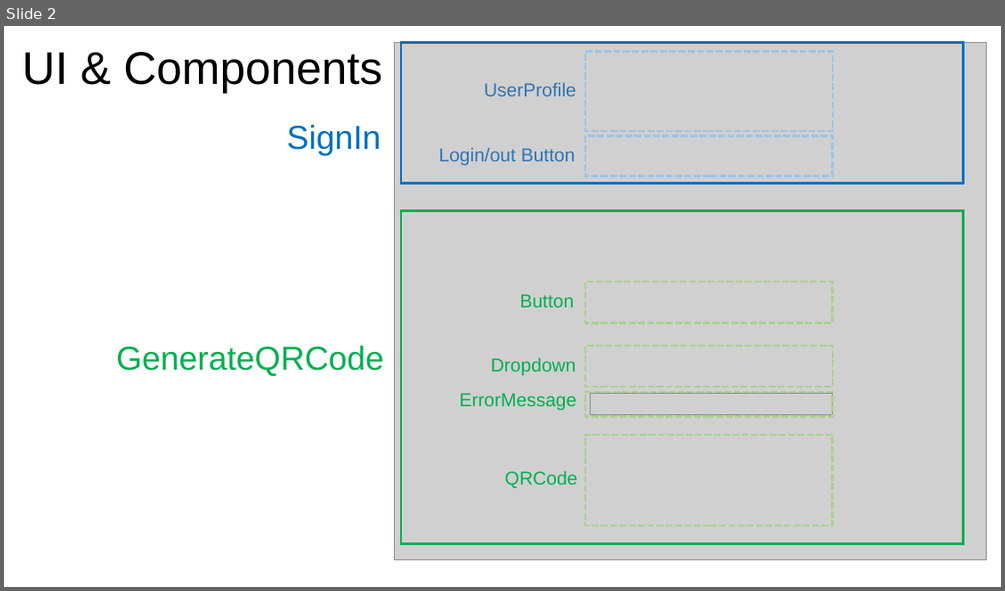
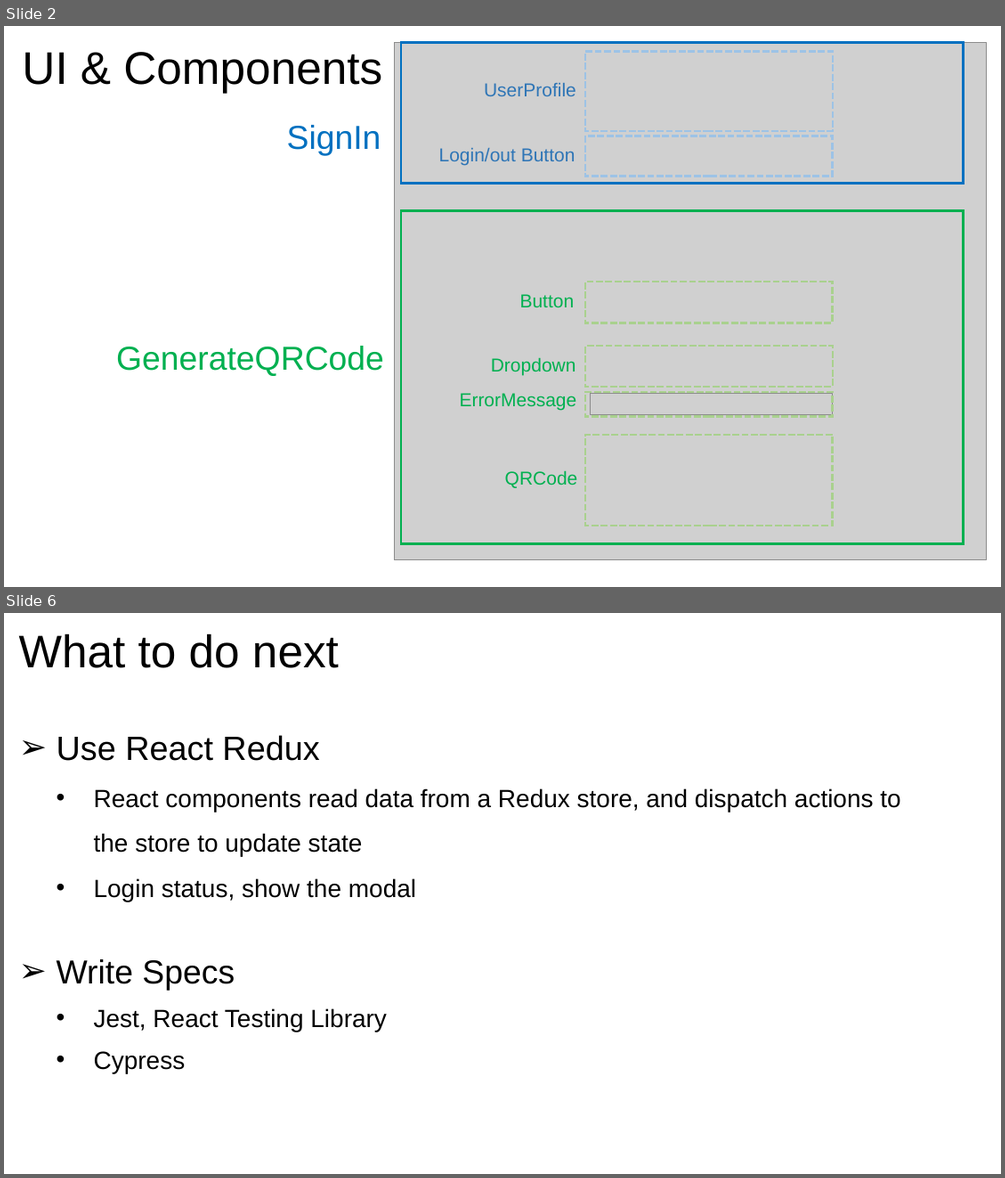
Before and after one commit to xiangyuliu-crs/QRCode, a slide deck: docs/QRCode.pptx. Shown one above the other, each under a label of ours: slide 2 before the commit, slides 2 and 6 after it; the slides between them are not shown. The pictures are 1005x591 and 1005x1178 pixels, drawn with LibreOffice and Linux fonts; fonts in the diff are those of the drawing; grey boxes stand for pictures. Boxes give left, top, right and bottom in pixels: in the first picture for what was removed or moved away, otherwise in the second. Text is boxed around its words. In the diff, an @@ line names an element or a change of style, - is before the commit and + after.

```diff
--- a/docs/QRCode.pptx
+++ b/docs/QRCode.pptx
@@ slide 6 added at box(4, 613, 1001, 1174), background #FFFFFF @@
@@ title added at box(19, 633, 339, 668), 44 pt, text #000000 @@
+What to do next
@@ text added at box(57, 735, 900, 901), 24.1 pt, text #000000 @@
+➢ Use React Redux
+  • React components read data from a Redux store, and dispatch actions to the store to update state
+  • Login status, show the modal
@@ text added at box(57, 959, 387, 1073), 24 pt, text #000000 @@
+➢ Write Specs
+  • Jest, React Testing Library
+  • Cypress
```
Also in this commit, not shown: 3 slides changed.
